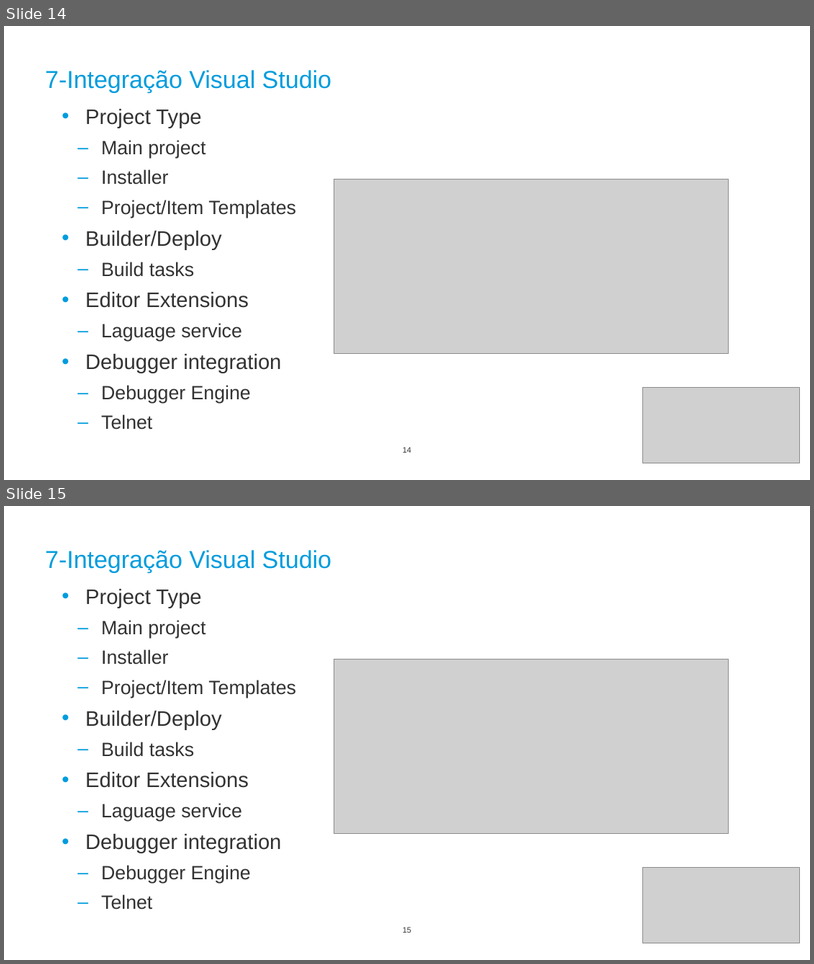
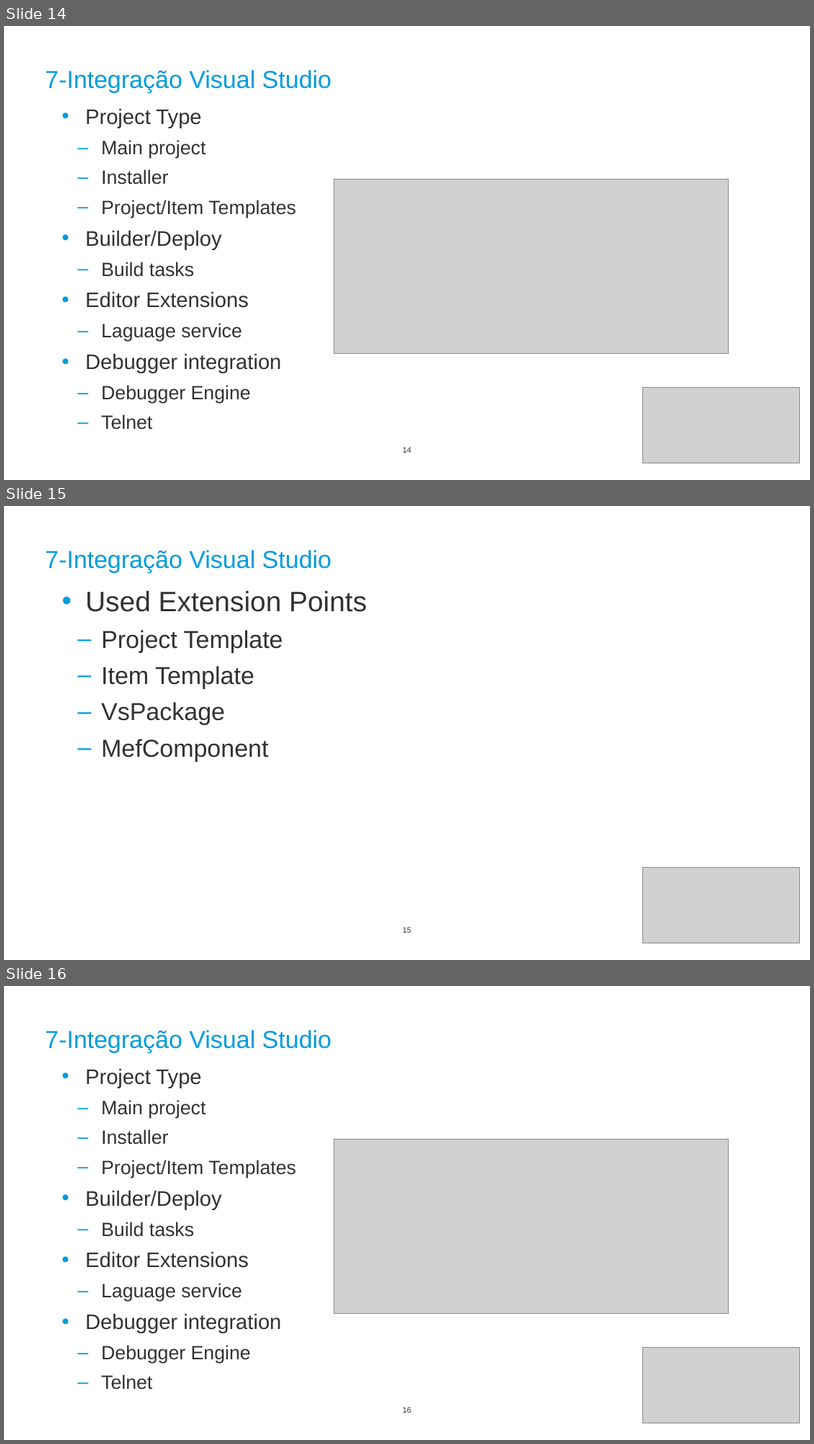
Before and after one commit to celsoaf/BrightScript-Debugger, a slide deck: doc/10-Apresentação.pptx. Shown one above the other, each under a label of ours: slides 14 and 15 before the commit, slides 14, 15 and 16 after it. The pictures are 814x964 and 814x1444 pixels, drawn with LibreOffice and Linux fonts; fonts in the diff are those of the drawing; grey boxes stand for pictures; background and template pictures are left out. Boxes give left, top, right and bottom in pixels: in the first picture for what was removed or moved away, otherwise in the second. Text is boxed around its words. In the diff, an @@ line names an element or a change of style, - is before the commit and + after.

```diff
--- a/doc/10-Apresentação.pptx
+++ b/doc/10-Apresentação.pptx
@@ slide 15 added at bbox=[4, 506, 810, 960], background #FFFFFF; not listed: 1 template element that a slide beside it also shows @@
@@ title added at bbox=[45, 550, 332, 573], 28 pt, text #009CDD @@
+7-Integração Visual Studio
@@ text added at bbox=[85, 591, 367, 761], 28 pt, text #323232 @@
+• Used Extension Points
+  – Project Template
+  – Item Template
+  – VsPackage
+  – MefComponent
@@ picture added at bbox=[643, 867, 800, 943] @@
@@ what was slide 15 is now slide 16 @@
```
Also in this commit, not shown: 3 slides changed, 1 other slide added.
